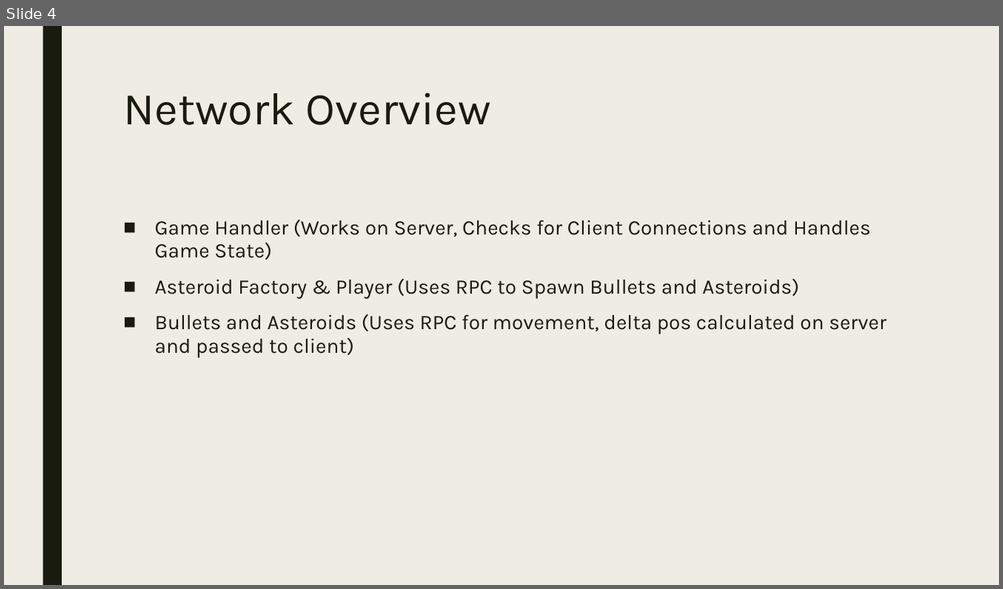
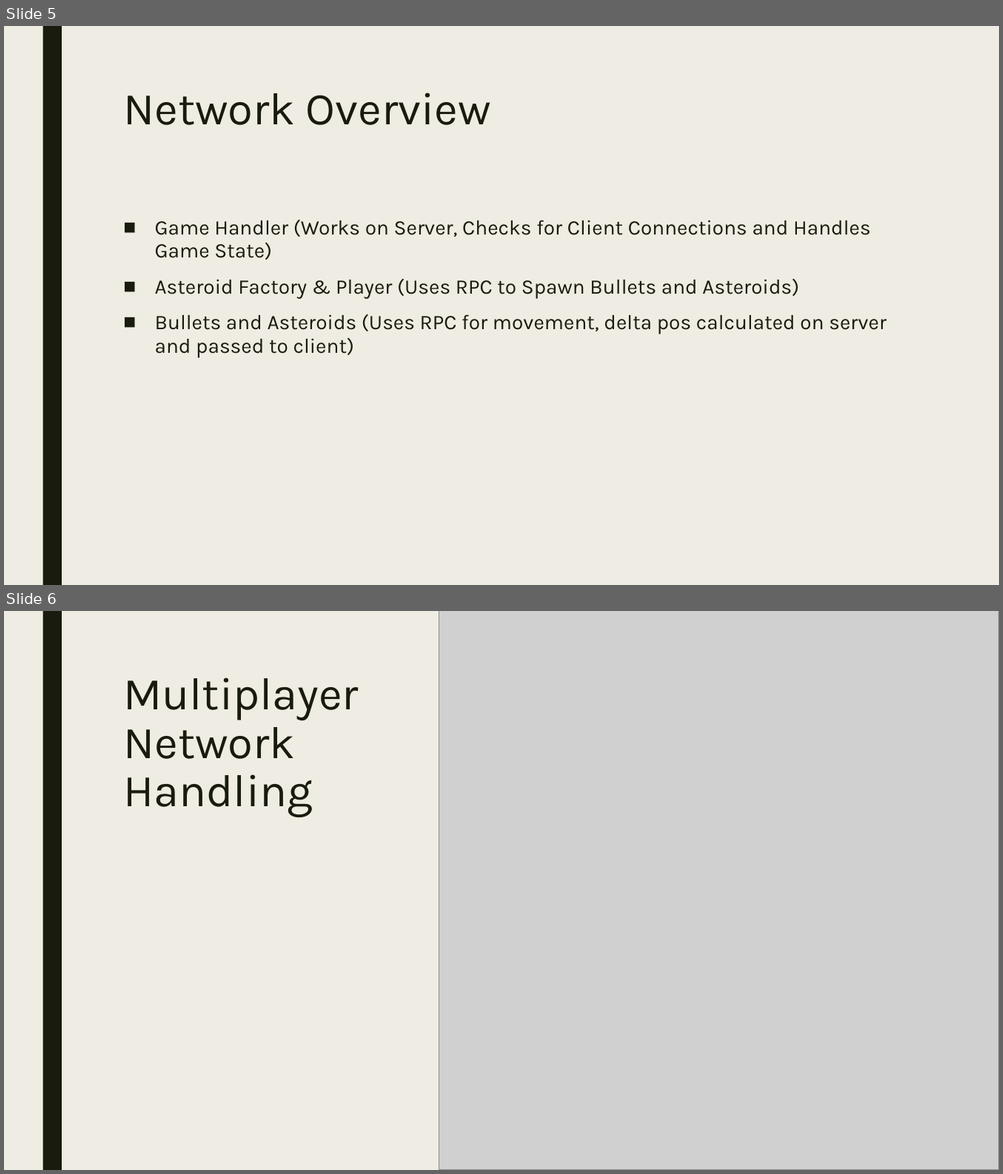
Before and after one commit to comedianhhh/SpaceShooterMP, a slide deck: NetworkAsgn2.pptx. Shown one above the other, each under a label of ours: slide 4 before the commit, slides 5 and 6 after it. The pictures are 1003x589 and 1003x1174 pixels, drawn with LibreOffice and Linux fonts; fonts in the diff are those of the drawing; grey boxes stand for pictures. Boxes give left, top, right and bottom in pixels: in the first picture for what was removed or moved away, otherwise in the second. Text is boxed around its words. In the diff, an @@ line names an element or a change of style, - is before the commit and + after.

```diff
--- a/NetworkAsgn2.pptx
+++ b/NetworkAsgn2.pptx
@@ slide 6 added at [4, 611, 999, 1170], background #EFEDE3; not listed: 1 template element that a slide beside it also shows @@
@@ picture added at [439, 611, 999, 1170] @@
@@ title added at [123, 678, 358, 817], 44 pt, text #191B0E @@
+Multiplayer Network Handling
@@ what was slide 4 is now slide 5 @@
```
Also in this commit, not shown: 7 slides changed, 10 other slides added, 1 slide removed, 5 other files.
